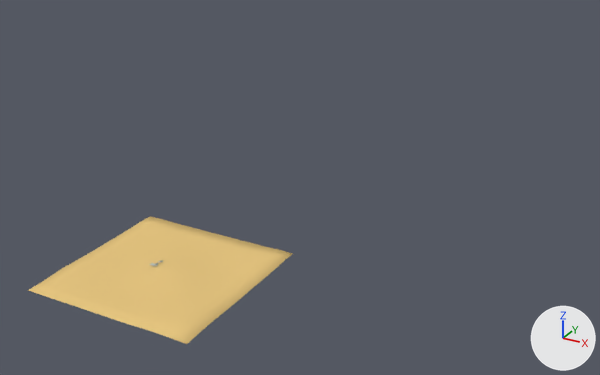
Before and after pictures for a commit that changed the Blender file art/models/circuit.blend.
Rendered twice from a 50 mm camera at (1021.0, -1252.0, 901.0) aimed at (107.0, 410.0, 70.0). The axes (+X, +Y, +Z) are drawn at lower right. The lights are the same throughout.

The older version as bpy lines, for what is in view:
```python
me_plane = bpy.data.meshes.new('plane')
me_plane.from_pydata(...)  # 728 vertices, 726 faces; spans x -208.0..201.0, y -201.0..208.0, z 2.0..15.0
me_plane.polygons.foreach_set('use_smooth', [True] * 726)
me_plane.materials.append(mat_plane)  # beige #e7c781
ob_plane = bpy.data.objects.new('plane', me_plane)
ob_plane.location = (0.0, 0.0, 0.0)
```
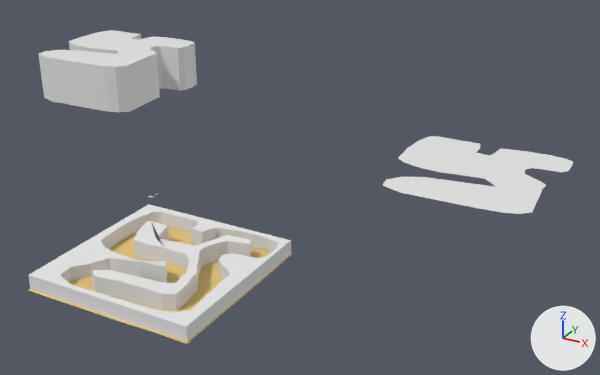
Boxes (x1, y1, x2, y2) around the edits, measured in the pictures (600 x 375 px):
'externCurve', added: after (28, 204, 291, 342)
'volumePattern', added: after (39, 30, 197, 112)
'plainPattern', added: after (382, 136, 573, 214)
'internCurve', added: after (92, 221, 250, 310)
'plane', unchanged, covered by the edit: before (28, 216, 292, 344); after (28, 226, 292, 344)

Diff of the bpy script that builds the scene:
```diff
--- a/art/models/circuit.blend.py
+++ b/art/models/circuit.blend.py
@@ mat_transparent @@
+mat_transparent = diffuse_material('transparent')
+mat_transparent.base_color = (0.8, 0.8, 0.8)  # white #e7e7e7
@@ me_externcurve @@
+me_externcurve.from_pydata(...)  # 100 vertices, 120 faces; spans x -206.0..197.0, y -195.0..205.0, z -1.0..60.0
+me_externcurve.materials.append(mat_transparent)  # white #e7e7e7
@@ me_mesh_003 @@
+me_mesh_003.from_pydata(...)  # 94 vertices, 134 faces, 1 loose edge; spans x -1.58..1.87, y -3.18..0.33, z 0.0..1.28
@@ me_interncurve @@
+me_interncurve.from_pydata(...)  # 76 vertices, 110 faces; spans x -135.0..135.0, y -144.0..150.0, z 0.0..46.0
+me_interncurve.materials.append(mat_transparent)  # white #e7e7e7
@@ cu_externcurve_001 @@
+cu_externcurve_001 = bpy.data.curves.new('externCurve.001', 'CURVE')
+cu_externcurve_001.dimensions = '2D'
+_sp = cu_externcurve_001.splines.new('POLY'); _sp.points.add(46)
+_sp.points.foreach_set('co', [-1.445, 0.125, 0.0, 0.0, -1.445, 0.125, 0.0, 0.0, -1.552, -0.25, 0.0, 0.0, -1.582, -0.85, 0.0, 0.0, -1.512, -1.514, 0.0, 0.0, -1.27, -1.686, 0.0, 0.0, -0.901, -1.782, 0.0, 0.0, -0.442, -1.802, 0.0, 0.0, 0.0391, -1.724, 0.0, 0.0, 0.49, -1.665, 0.0, 0.0, 0.814, -1.939, 0.0, 0.0, 0.285, -2.043, 0.0, 0.0, -0.0686, -2.099, 0.0, 0.0, -0.592, -2.191, 0.0, 0.0, -0.997, -2.395, 0.0, 0.0, -1.241, -2.694, 0.0, 0.0, -1.179, -3.029, 0.0, 0.0, -0.723, -3.177, 0.0, 0.0, 0.797, -3.113, 0.0, 0.0, 1.291, -3.065, 0.0, 0.0, 1.577, -2.973, 0.0, 0.0, 1.786, -2.773, 0.0, 0.0, 1.755, -2.493, 0.0, 0.0, 1.725, -2.212, 0.0, 0.0, 1.692, -1.828, 0.0, 0.0, 1.655, -1.572, 0.0, 0.0, 1.669, -1.352, 0.0, 0.0, 1.469, -1.185, 0.0, 0.0, 1.29, -1.097, 0.0, 0.0, 1.11, -0.967, 0.0, 0.0, 1.075, -0.76, 0.0, 0.0, 1.181, -0.605, 0.0, 0.0, 1.474, -0.555, 0.0, 0.0, 1.767, -0.537, 0.0, 0.0, 1.873, -0.387, 0.0, 0.0, 1.869, -0.216, 0.0, 0.0, 1.871, -0.0147, 0.0, 0.0, 1.817, 0.222, 0.0, 0.0, 1.62, 0.304, 0.0, 0.0, 1.319, 0.334, 0.0, 0.0, 0.739, 0.302, 0.0, 0.0, 0.247, 0.2, 0.0, 0.0, 0.167, -0.352, 0.0, 0.0, -0.157, -0.323, 0.0, 0.0, -0.171, 0.00691, 0.0, 0.0, -0.256, 0.249, 0.0, 0.0, -1.287, 0.22, 0.0, 0.0])
+_sp.order_v = 0
+_sp.resolution_v = 0
+_sp.use_cyclic_u = True
+_sp.use_smooth = False
+cu_externcurve_001.use_path_clamp = True
+cu_externcurve_001.bevel_resolution = 0
+cu_externcurve_001.fill_mode = 'BOTH'
@@ ob_externcurve @@
+ob_externcurve = bpy.data.objects.new('externCurve', me_externcurve)
+ob_externcurve.location = (0.0, 0.0, 0.0)
@@ ob_volumepattern @@
+ob_volumepattern = bpy.data.objects.new('volumePattern', me_mesh_003)
+ob_volumepattern.location = (-714.0, 840.0, 128.0)
+ob_volumepattern.rotation_euler = (0.0, 0.0, -0.0223)  # degrees (0, 0, -1.3)
+ob_volumepattern.scale = (107.0, 107.0, 107.0)
@@ ob_plainpattern @@
+ob_plainpattern = bpy.data.objects.new('plainPattern', cu_externcurve_001)
+ob_plainpattern.location = (516.0, 600.0, 184.0)
+ob_plainpattern.rotation_euler = (0.0, 0.0, -0.0223)  # degrees (0, 0, -1.3)
+ob_plainpattern.scale = (107.0, 107.0, 107.0)
@@ ob_interncurve @@
+ob_interncurve = bpy.data.objects.new('internCurve', me_interncurve)
+ob_interncurve.location = (0.0, 0.0, 0.0)
```
